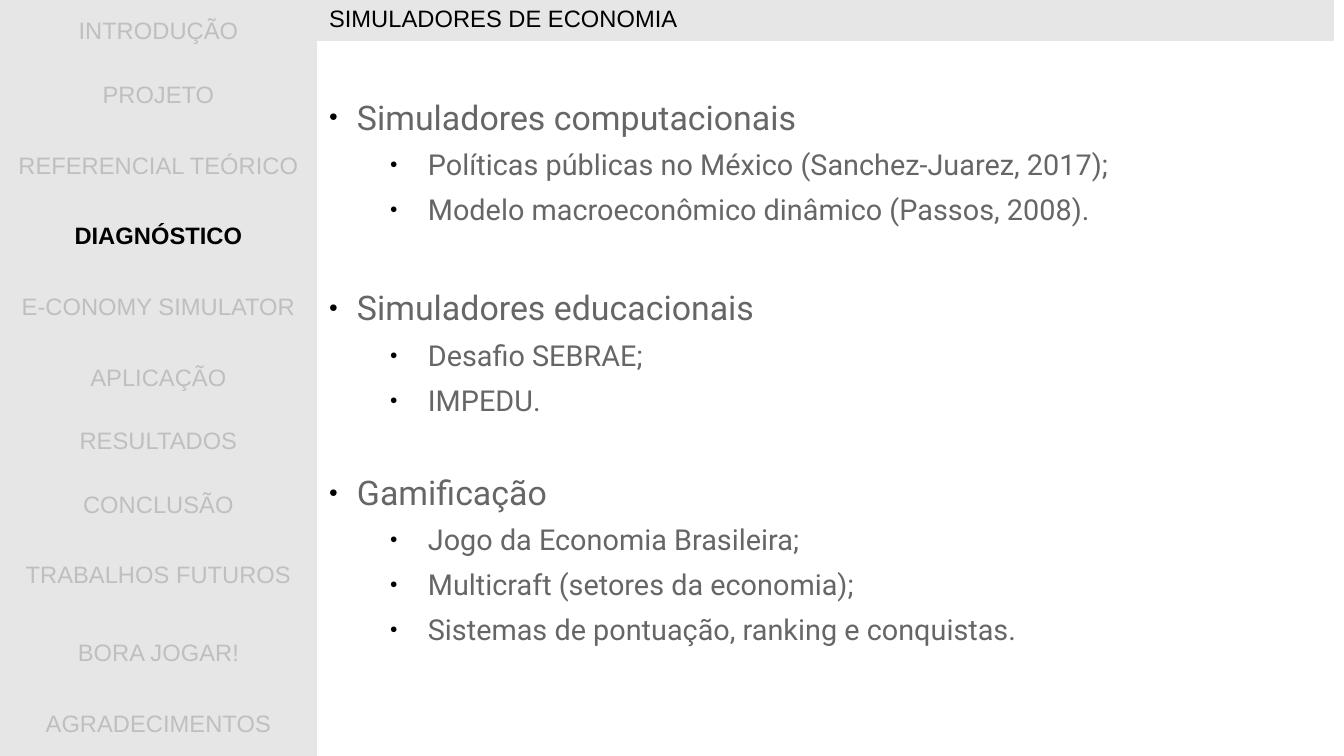
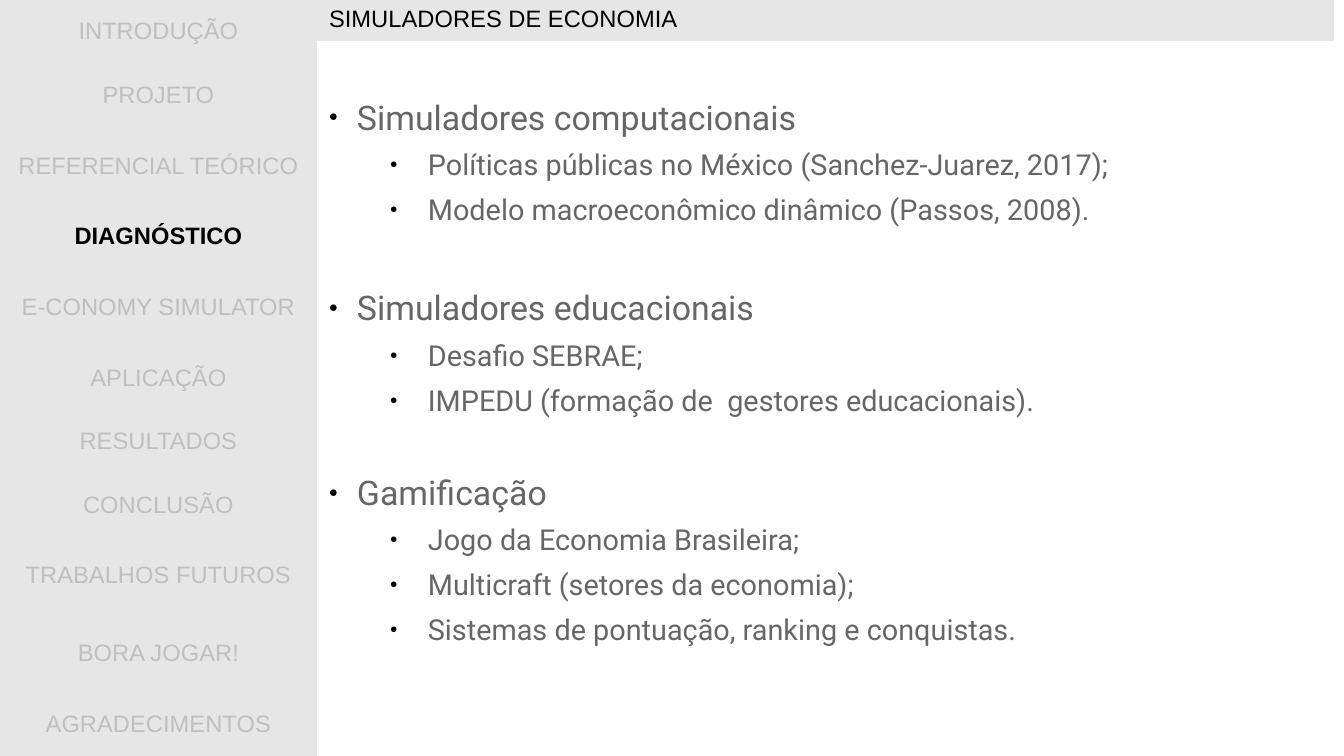
Before and after one commit to gwathsule/e-conomy-simulator, a slide deck: slide 16 of documentacao/apresentacao_tcc.ppt. Drawn at 1344x756 pixels with LibreOffice and Linux fonts; fonts in the diff are those of the drawing; background and template pictures are left out. Boxes give left, top, right and bottom in pixels: in the first picture for what was removed or moved away, otherwise in the second. Text is boxed around its words. In the diff, an @@ line names an element or a change of style, - is before the commit and + after.

```diff
--- a/documentacao/apresentacao_tcc.ppt
+++ b/documentacao/apresentacao_tcc.ppt
@@ text at box(428, 388, 1034, 418): text changed @@
-  ● IMPEDU.
+  ● IMPEDU (formação de gestores educacionais).
```
Also in this commit, not shown: 1 other slide changed.
